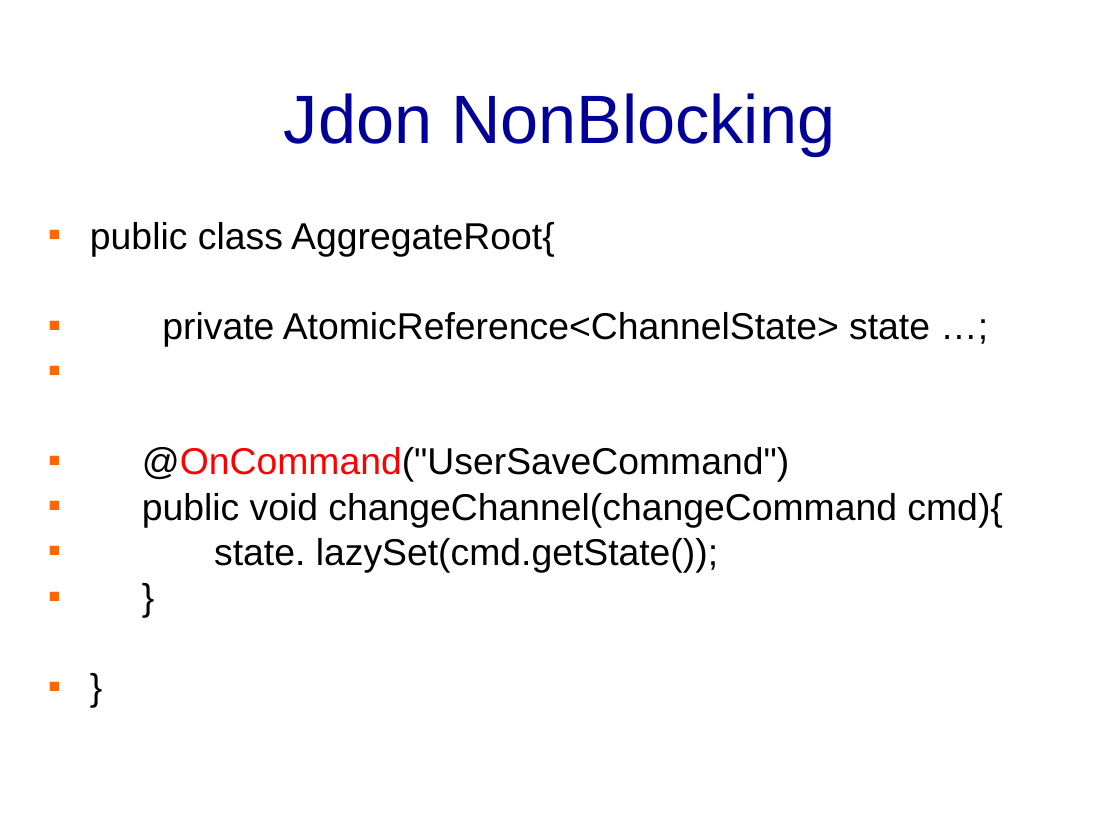
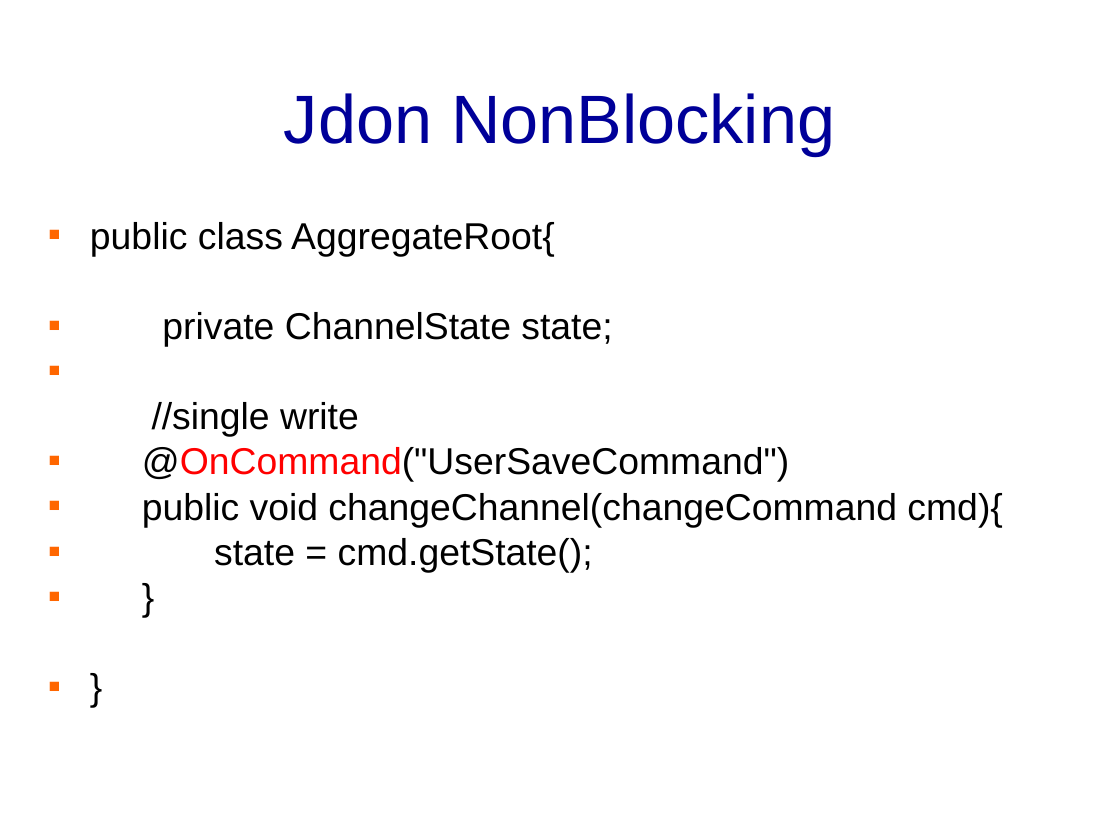
Before and after one commit to banq/banq.github.io, a slide deck: slide 14 of JdonFramework.ppt. Drawn at 1120x840 pixels with LibreOffice and Linux fonts; fonts in the diff are those of the drawing; background and template pictures are left out. Boxes give left, top, right and bottom in pixels: in the first picture for what was removed or moved away, otherwise in the second. Text is boxed around its words. In the diff, an @@ line names an element or a change of style, - is before the commit and + after.

Commit message:
doc

```diff
--- a/JdonFramework.ppt
+++ b/JdonFramework.ppt
@@ text at [152,312,612,437]: text changed @@
-▪ private AtomicReference<ChannelState> state …;
+▪ private ChannelState state;
+//single write
@@ text at [214,538,593,573]: text changed @@
-▪ state. lazySet(cmd.getState());
+▪ state = cmd.getState();
```
Also in this commit, not shown: 1 slide added, 1 slide removed.
